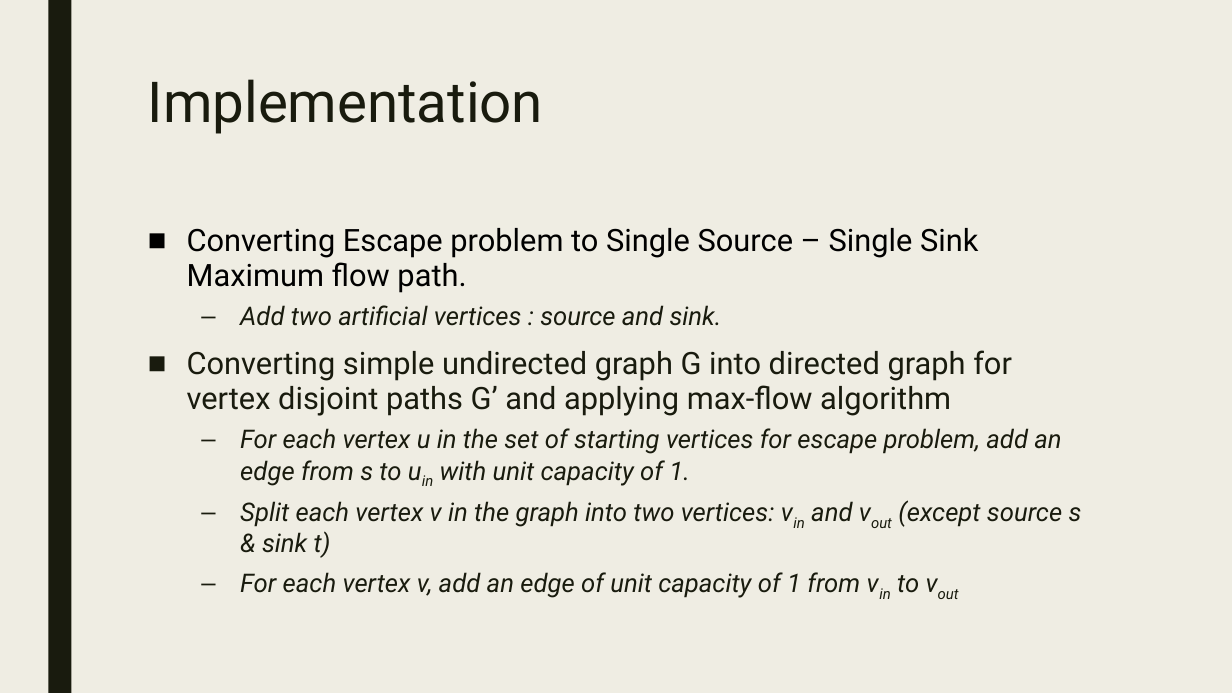
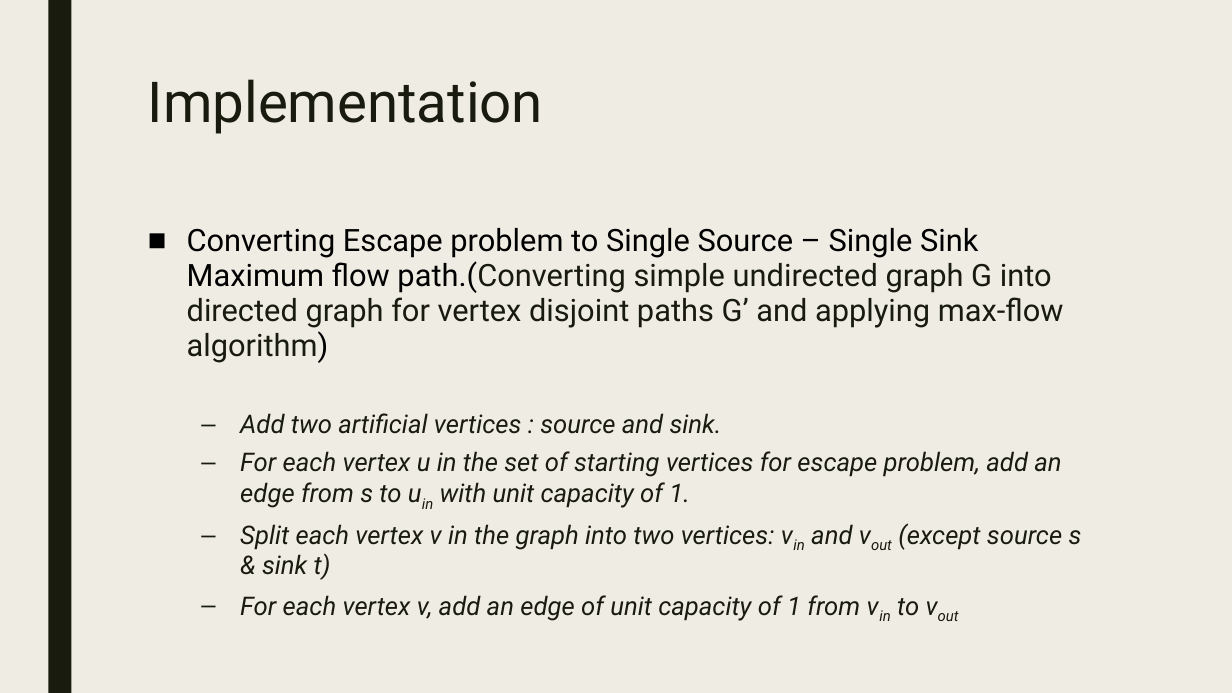
Before and after one commit to anish03/Escape-Problem, a slide deck: slide 5 of EscapeProblem.pptx. Drawn at 1232x693 pixels with LibreOffice and Linux fonts; fonts in the diff are those of the drawing. Boxes give left, top, right and bottom in pixels: in the first picture for what was removed or moved away, otherwise in the second. Text is boxed around its words. In the diff, an @@ line names an element or a change of style, - is before the commit and + after.

Commit message:
Modified PPT

```diff
--- a/EscapeProblem.pptx
+++ b/EscapeProblem.pptx
@@ text at [187,228,1064,363]: text changed; text colour #000000 to #191B0E @@
-■ Converting Escape problem to Single Source – Single Sink Maximum flow path.
+■ Converting Escape problem to Single Source – Single Sink Maximum flow path.(Converting simple undirected graph G into directed graph for vertex disjoint paths G’ and applying max-flow algorithm)
@@ text at [187,350,1012,416]: paragraph removed @@
-■ Converting simple undirected graph G into directed graph for vertex disjoint paths G’ and applying max-flow algorithm
```
Also in this commit, not shown: 2 other slides changed, 1 slide added.
